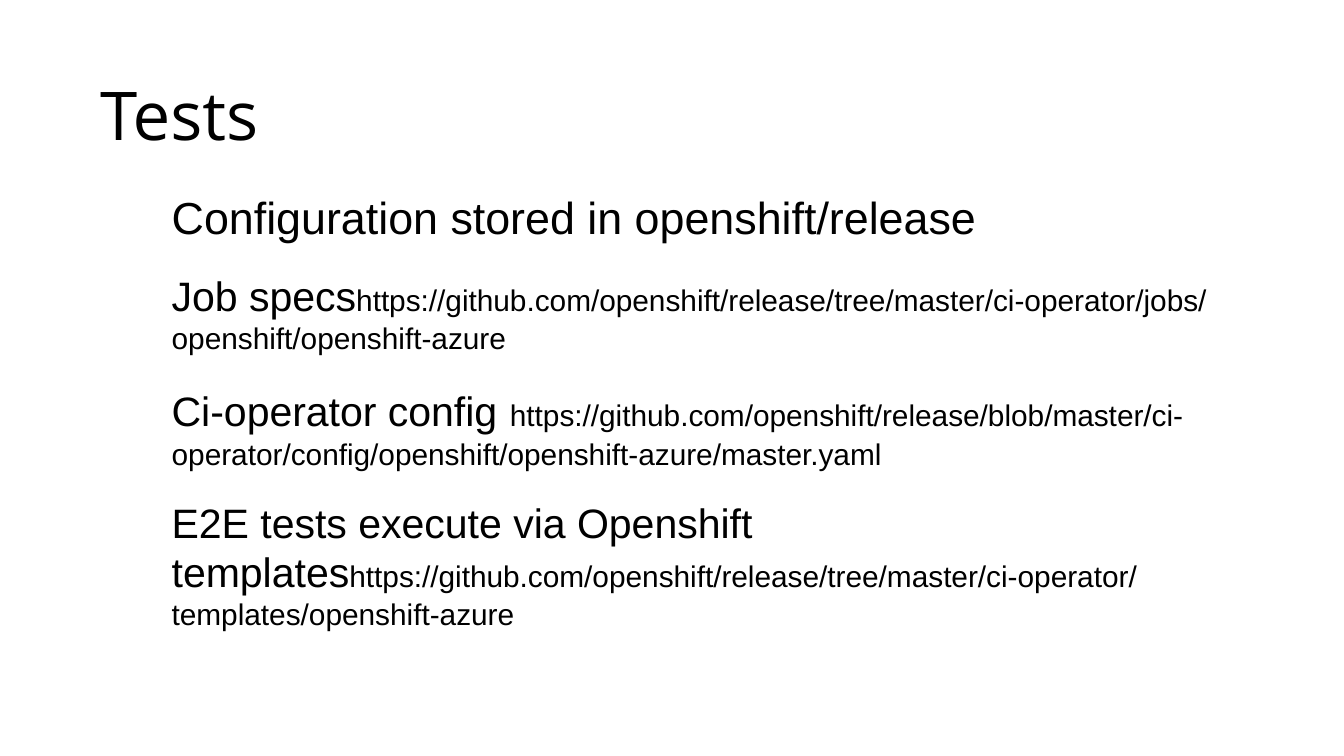
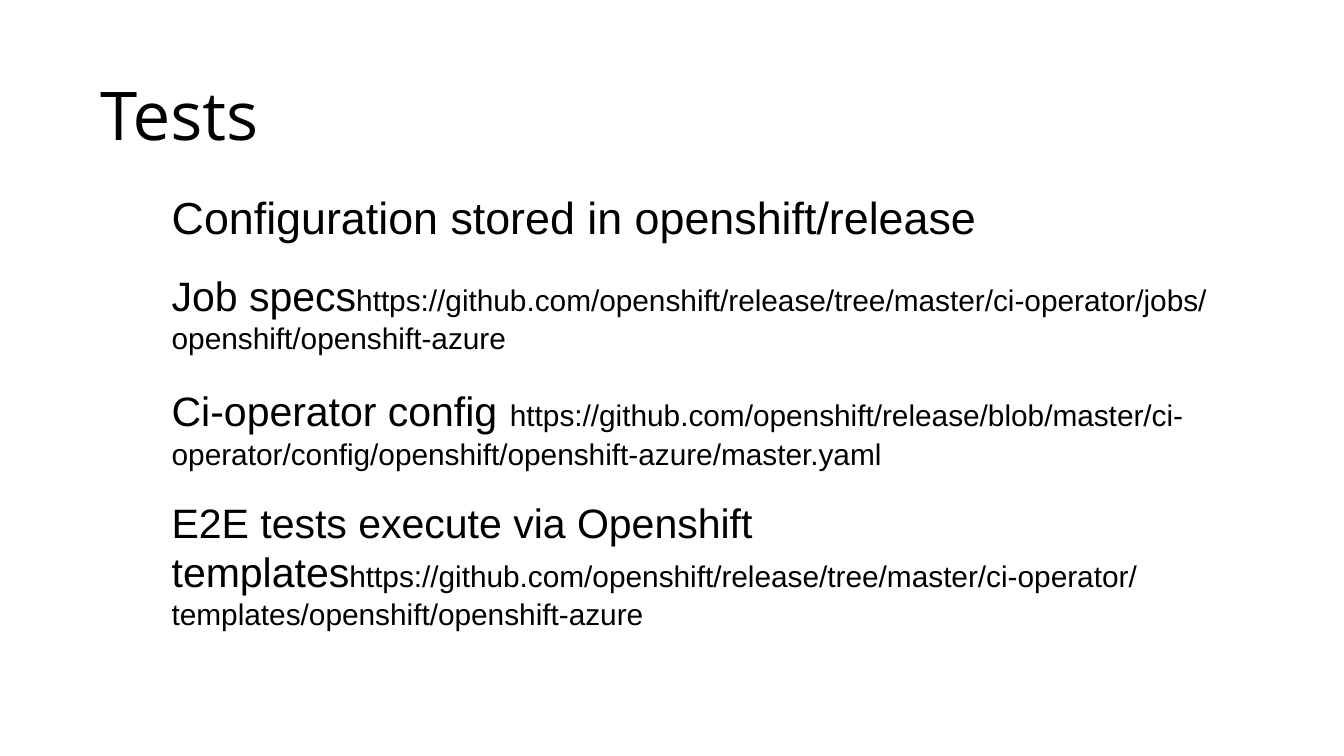
Before and after one commit to 0xmichalis/talks, a slide deck: slide 16 of internal/osa-ci.odp. Drawn at 1344x756 pixels with LibreOffice and Linux fonts; fonts in the diff are those of the drawing; background and template pictures are left out. Boxes give left, top, right and bottom in pixels: in the first picture for what was removed or moved away, otherwise in the second. Text is boxed around its words. In the diff, an @@ line names an element or a change of style, - is before the commit and + after.

Commit message:
Fix templates link is osa-ci

```diff
--- a/internal/osa-ci.odp
+++ b/internal/osa-ci.odp
@@ text at (172, 508, 1136, 631): text changed @@
-● E2E tests execute via Openshift templateshttps://github.com/openshift/release/tree/master/ci-operator/templates/openshift-azure
+● E2E tests execute via Openshift templateshttps://github.com/openshift/release/tree/master/ci-operator/templates/openshift/openshift-azure
```
